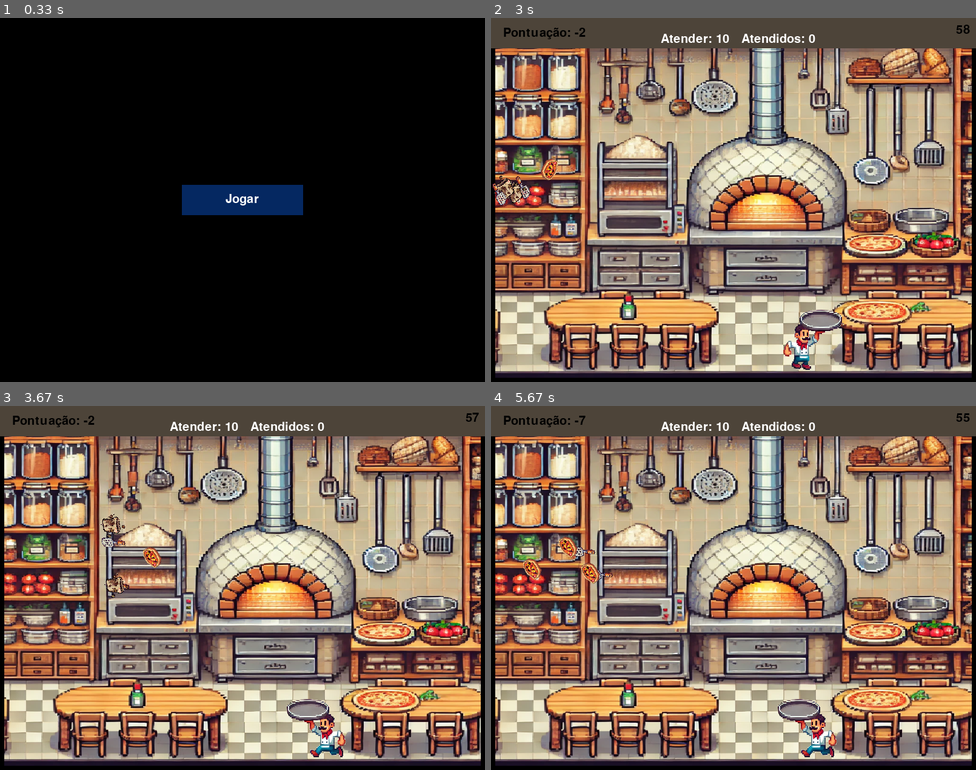
Above: before the commit, frames 1-4 (two rows, left to right).
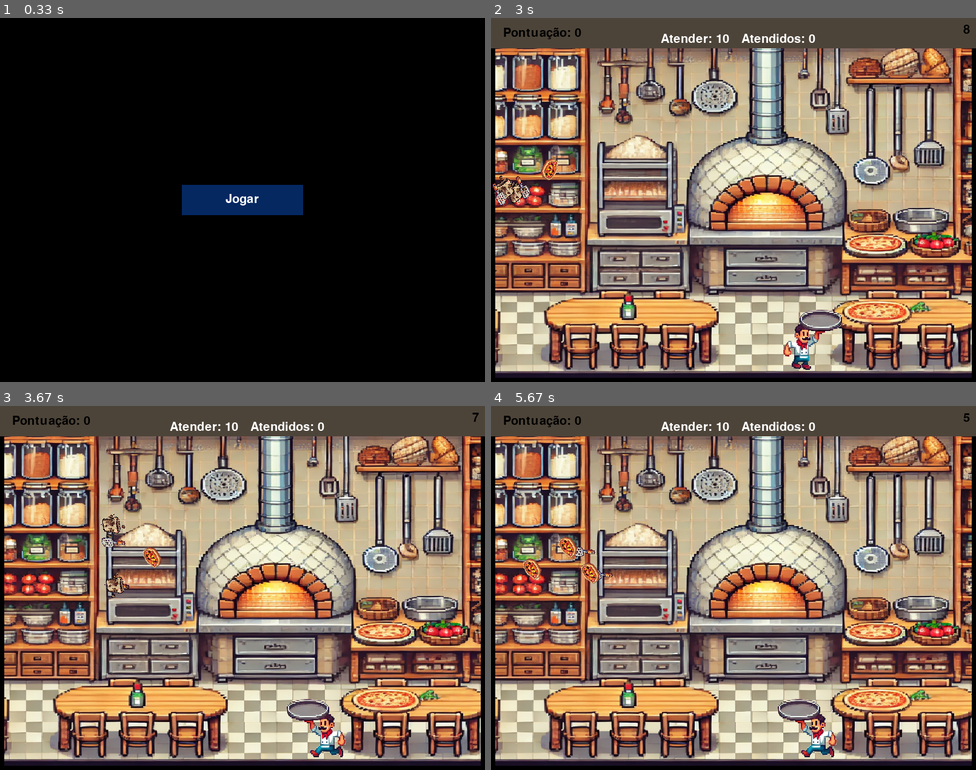
Above: after the commit, the same moments.

Repository: WesleyGCO/Pizza-Panic
Game: pygame game, started from src/main.py
Two runs of this game, one before a commit and one after it. Both use one fixed random seed, a clock stepped at 60 frames per second and the inputs below.
Inputs (mouse positions are in pixels of both pictures, inside the frame that each line leads up to):
- Up to frame 1 (0.33 s): no input
- Up to frame 2 (3 s): click "Jogar" at 0.38 s; hold Right 0.67-1.13 s; move the mouse to (714, 214) at 0.7 s; hold Right 1.17-1.63 s; hold Left 1.67-2.2 s; hold Left 2.23-2.63 s; hold Right from 2.67 s (still down)
- Up to frame 3 (3.67 s): release Right at 3.3 s; hold Left from 3.33 s (still down)
- Up to frame 4 (5.67 s): release Left at 3.8 s; hold Right 3.83-4.3 s; hold Right 4.33-4.8 s; hold Left 4.83-5.37 s; hold Left from 5.4 s (still down)

Frame 1 is identical in both runs. In frame 2, less than 0.1% of the frame differs, in the area x 17-98%, y 2-6%; in frame 3, less than 0.1%; in frame 4, less than 0.1%.

Commit message:
Ajustado para não negativar a pontuação do personagem

Diff:
--- a/src/adapters/primary/use_cases/gerenciar_fase.py
+++ b/src/adapters/primary/use_cases/gerenciar_fase.py
@@ -23,7 +23,7 @@
     Returns:
         Fase: Instância da classe Fase.
     """
-    tempo_inicial = 60  # Tempo padrão inicial para todas as fases
+    tempo_inicial = 10  # Tempo padrão inicial para todas as fases
     pedido = 10 + (numero_fase - 1) * 5  # Quantidade de pedidos necessária para completar a fase
     tempo_fase_comeca = pygame_output_adapter.devolve_tempo()
 
--- a/src/adapters/primary/use_cases/gerenciar_personagem.py
+++ b/src/adapters/primary/use_cases/gerenciar_personagem.py
@@ -7,3 +7,6 @@
 
 def desenhar_personagem(personagem, imagens):
         pygame_output_adapter.desenhar_personagem(personagem, imagens)
+
+def ajustar_pontuacao(personagem):
+        personagem.pontuacao_personagem = 0
--- a/src/application/models/Personagem.py
+++ b/src/application/models/Personagem.py
@@ -11,6 +11,3 @@
     def adicionar_pontuacao(self, pontuacao):
         # Adiciona o item coletado à lista de itens coletados
         self.pontuacao_personagem += pontuacao
-
-    def pegar_itens_coletados(self):
-        return self.itens_coletados
--- a/src/core/services/tempo_servico.py
+++ b/src/core/services/tempo_servico.py
@@ -1,16 +1,16 @@
 from core.interfaces.TempoInterface import TempoInterface
 
 from adapters.primary import pygame_output_adapter
-from adapters.primary.use_cases import gerenciar_fase
+from adapters.primary.use_cases import gerenciar_fase, gerenciar_personagem
 
 class TempoService(TempoInterface):
     def atualizar_contador(self, personagem, posicao_x_texto, posicao_y_texto):
+
+        if (personagem.pontuacao_personagem < 0):
+            gerenciar_personagem.ajustar_pontuacao(personagem)
+
         # Desenha a quantidade de itens coletados na tela
-
-        if (personagem.pontuacao_personagem <= 0):
-            texto_itens_coletados = f"Pontuação: {personagem.pontuacao_personagem}"
-        else:
-            texto_itens_coletados = f"Pontuação: {personagem.pontuacao_personagem}"
+        texto_itens_coletados = f"Pontuação: {personagem.pontuacao_personagem}"
 
         superficie_texto = pygame_output_adapter.renderizar_texto(texto_itens_coletados, (0, 0, 0))
         pygame_output_adapter.desenhar_superficie(superficie_texto, (posicao_x_texto, posicao_y_texto))
